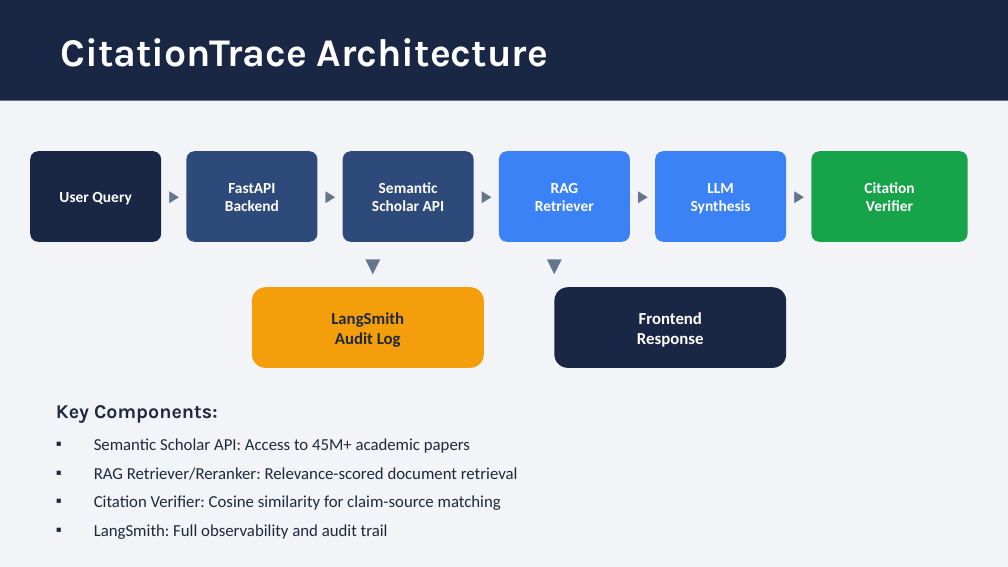
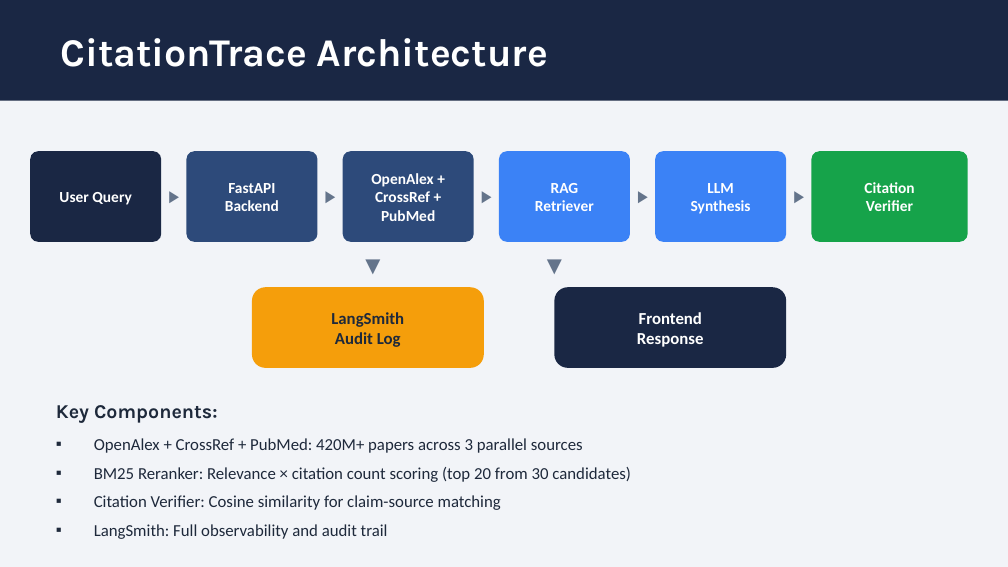
Before and after one commit to ishwaryaa05-del/citationtrace, a slide deck: slide 7 of CitationTrace_Slides.pptx. Drawn at 1008x567 pixels with LibreOffice and Linux fonts; fonts in the diff are those of the drawing. Boxes give left, top, right and bottom in pixels: in the first picture for what was removed or moved away, otherwise in the second. Text is boxed around its words. In the diff, an @@ line names an element or a change of style, - is before the commit and + after.

```diff
--- a/CitationTrace_Slides.pptx
+++ b/CitationTrace_Slides.pptx
@@ text at (371, 173, 435, 221): text changed @@
-Semantic
-Scholar API
+OpenAlex +
+CrossRef +
+PubMed
@@ text at (94, 438, 631, 482): text changed @@
-▪ Semantic Scholar API: Access to 45M+ academic papers
-▪ RAG Retriever/Reranker: Relevance-scored document retrieval
+▪ OpenAlex + CrossRef + PubMed: 420M+ papers across 3 parallel sources
+▪ BM25 Reranker: Relevance × citation count scoring (top 20 from 30 candidates)
```
Also in this commit, not shown: 4 other slides changed, 1 other file.
